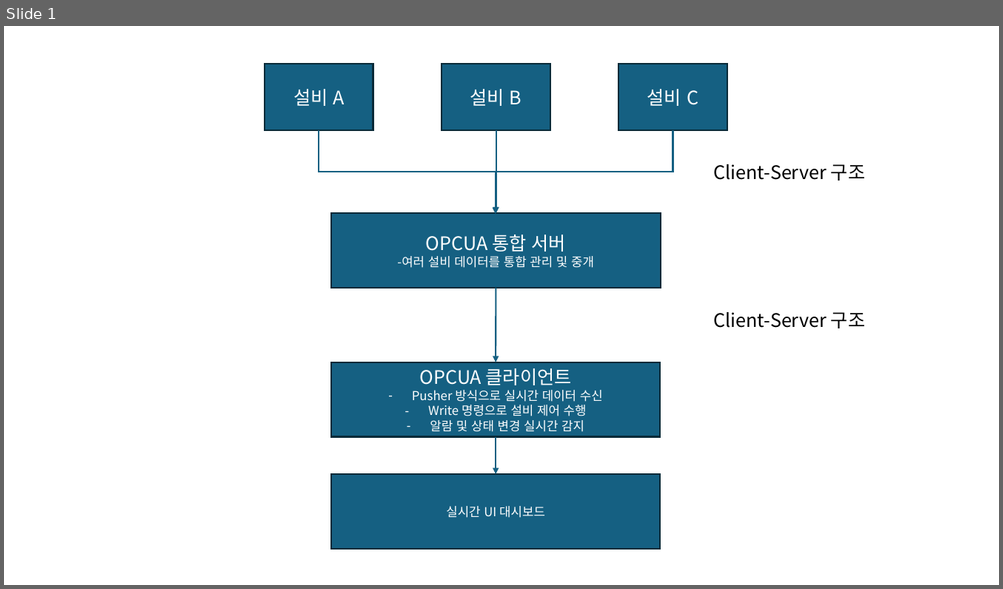
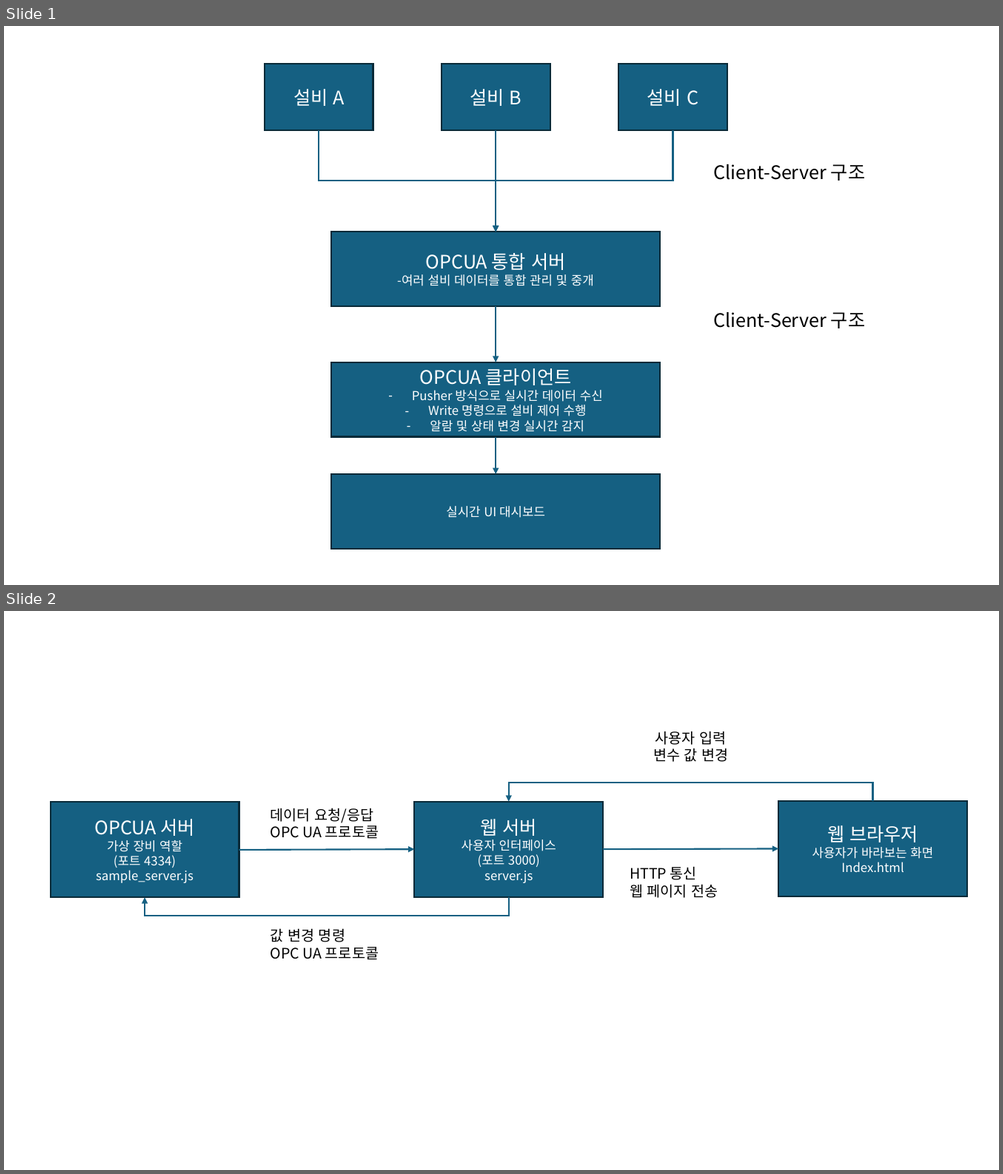
Before and after one commit to Junario/Opcua, a slide deck: OPCUA_설비기계.pptx. Shown one above the other, each under a label of ours: slide 1 before the commit, slides 1 and 2 after it. The pictures are 1003x589 and 1003x1174 pixels, drawn with LibreOffice and Linux fonts; fonts in the diff are those of the drawing. Boxes give left, top, right and bottom in pixels: in the first picture for what was removed or moved away, otherwise in the second. Text is boxed around its words. In the diff, an @@ line names an element or a change of style, - is before the commit and + after.

Commit message:
4개의 가상장비 모니터링 및 on/off 제어어

```diff
--- a/OPCUA_설비기계.pptx
+++ b/OPCUA_설비기계.pptx
@@ slide 2 added at bbox=[4, 611, 999, 1170], background #FFFFFF @@
@@ text added at bbox=[653, 731, 728, 762], 14 pt, text #000000 @@
+사용자 입력
+변수 값 변경
@@ elbow arrow added from (873, 801) to (509, 802), #156082 1.5 pt @@
@@ rectangle added at bbox=[51, 802, 239, 897], fill #156082, outline #092A39 1.5 pt, 12 pt, text #FFFFFF @@
+OPCUA 서버
+가상 장비 역할
+(포트 4334)
+sample_server.js
@@ text added at bbox=[270, 808, 378, 839], 14 pt, text #000000 @@
+데이터 요청/응답
+OPC UA 프로토콜
@@ rectangle added at bbox=[415, 802, 603, 897], fill #156082, outline #092A39 1.5 pt, 12 pt, text #FFFFFF @@
+웹 서버
+사용자 인터페이스
+(포트 3000)
+server.js
@@ rectangle added at bbox=[779, 801, 967, 897], fill #156082, outline #092A39 1.5 pt, 12 pt, text #FFFFFF @@
+웹 브라우저
+사용자가 바라보는 화면
+Index.html
@@ arrow added from (239, 850) to (415, 850), #156082 1.5 pt @@
@@ arrow added from (603, 850) to (779, 849), #156082 1.5 pt @@
@@ text added at bbox=[629, 866, 717, 898], 14 pt, text #000000 @@
+HTTP 통신
+웹 페이지 전송
@@ elbow arrow added from (509, 897) to (145, 897), #156082 1.5 pt @@
@@ text added at bbox=[270, 928, 378, 960], 14 pt, text #000000 @@
+값 변경 명령
+OPC UA 프로토콜
@@ slide 1 changed as well @@
@@ elbow arrow moved from (318, 130) - (495, 213) to (318, 130) - (495, 232) @@
@@ elbow arrow moved from (672, 130) - (495, 213) to (672, 130) - (495, 232) @@
@@ elbow arrow moved from (496, 130) - (495, 214) to (495, 130) - (495, 232) @@
@@ rectangle "OPCUA 통합 서버": place and size @@
-rectangle "OPCUA 통합 서버" at bbox=[332, 213, 660, 288]
+rectangle "OPCUA 통합 서버" at bbox=[331, 232, 660, 306]
@@ arrow moved from (495, 288) - (495, 363) to (495, 306) - (495, 363) @@
```
Also in this commit, not shown: 6 other files.
